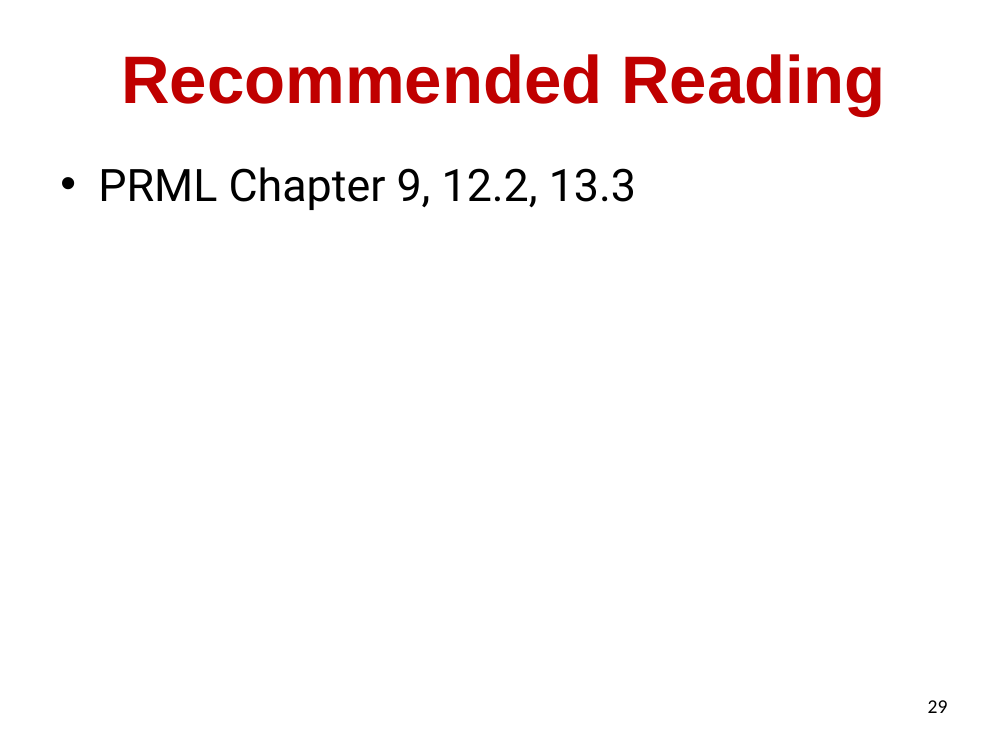
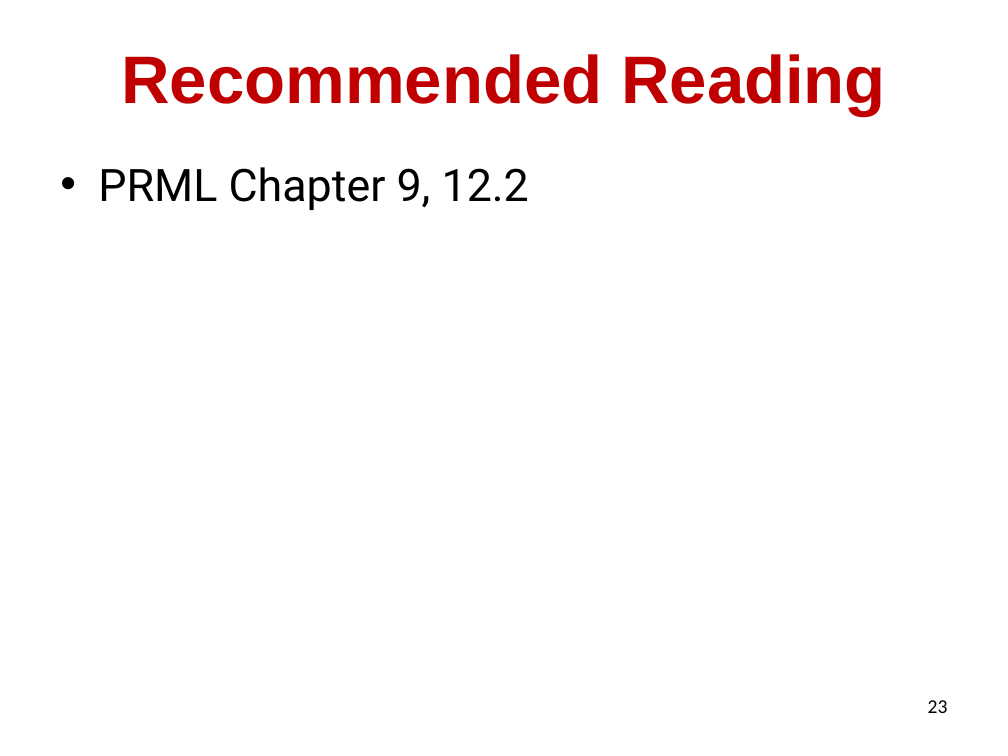
Before and after one commit to lileicc/ucsbcs291k_machine_learning_fall2022, a slide deck: slide 23 of lectures/10_gmm.pptx (slide 29 before the commit). Drawn at 1008x756 pixels with LibreOffice and Linux fonts; fonts in the diff are those of the drawing. Boxes give left, top, right and bottom in pixels: in the first picture for what was removed or moved away, otherwise in the second. Text is boxed around its words. In the diff, an @@ line names an element or a change of style, - is before the commit and + after.

```diff
--- a/lectures/10_gmm.pptx
+++ b/lectures/10_gmm.pptx
@@ text at (98,167,529,210): text changed @@
-• PRML Chapter 9, 12.2, 13.3
+• PRML Chapter 9, 12.2
@@ page number at (928,700,948,713): text changed @@
-29
+23
```
Also in this commit, not shown: 4 other slides changed, 2 slides added, 8 slides removed, 4 other files.
